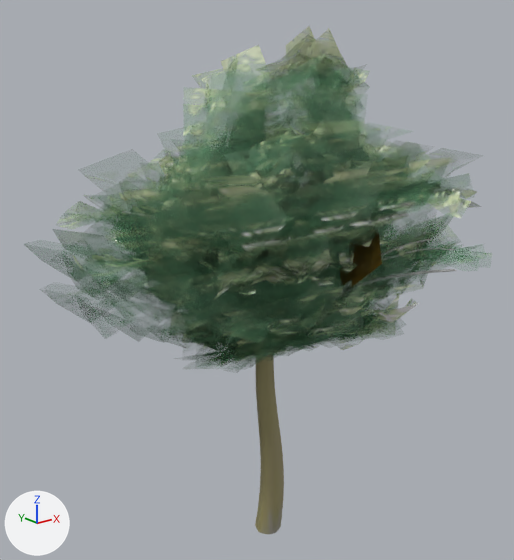
One commit to the FBX model DX11Game/data/model/Tree.fbx: the scene before it, then after it.
Rendered twice from a camera (50 mm lens) standing at (-0.345, -0.427, 0.399) and looking at (0.0, 0.004, 0.226). The lights are fixed; the arrows at lower left show +X, +Y and +Z. Where no turn or scale is listed for an object, it has been applied to the vertices.

Names of what the first picture shows: 'pasted__pPlane119'.
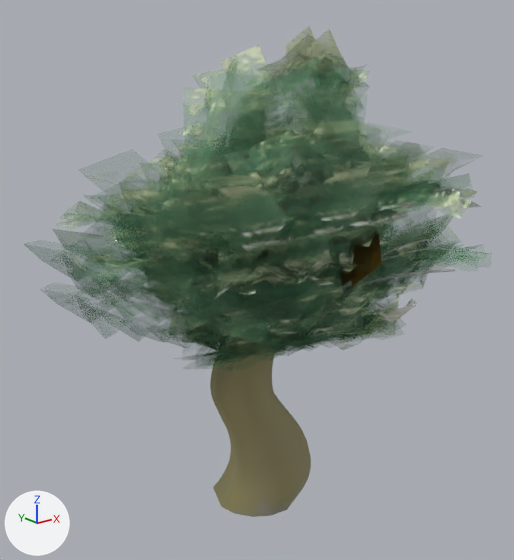
The newer file is also rescaled (x1.411), turned or shifted as a whole; pictures and numbers use the older file's frame.

What the commit changed:
me_mesh has 20134 vertices, 23285 faces and spans x -0.192..0.192, y -0.177..0.148, z -0.226..0.193.
me_mesh is used by ob_pasted__pplane119; location (0.0005, 0.0124, 0.2276).
me_mesh part 1: the loose piece of 485 vertices spanning x -0.016..0.011, y -0.037..-0.013, z -0.226..0.049 is scaled about its middle by (3.52, 3.52, 0.709), then moved by (0.001, 0.018, -0.015).

Changed parts and their boxes (x1, y1, x2, y2) in the pictures (514 x 560 px; the box of a moved part takes in the faces that stretch with it):
'pasted__pPlane119', reshaped
    before: (58, 26, 480, 534)
    after: (58, 26, 480, 517)
part 1 of me_mesh, moved or reshaped
    before: (255, 347, 284, 534)
    after: (210, 328, 311, 517)
